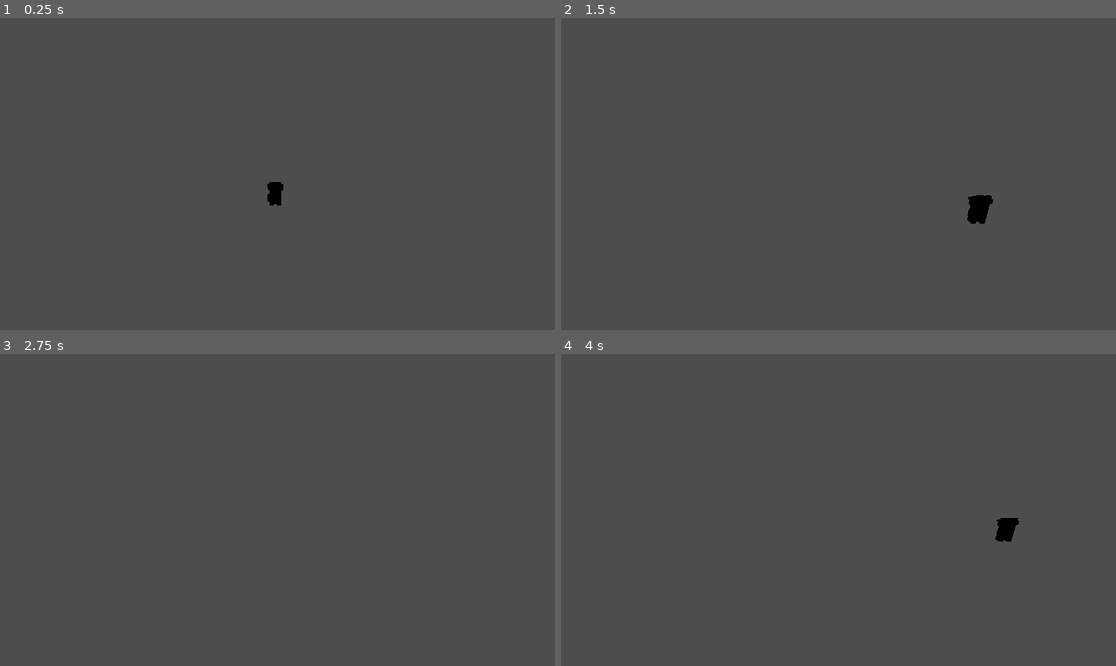
Above: before the commit, frames 1-4 (two rows, left to right).
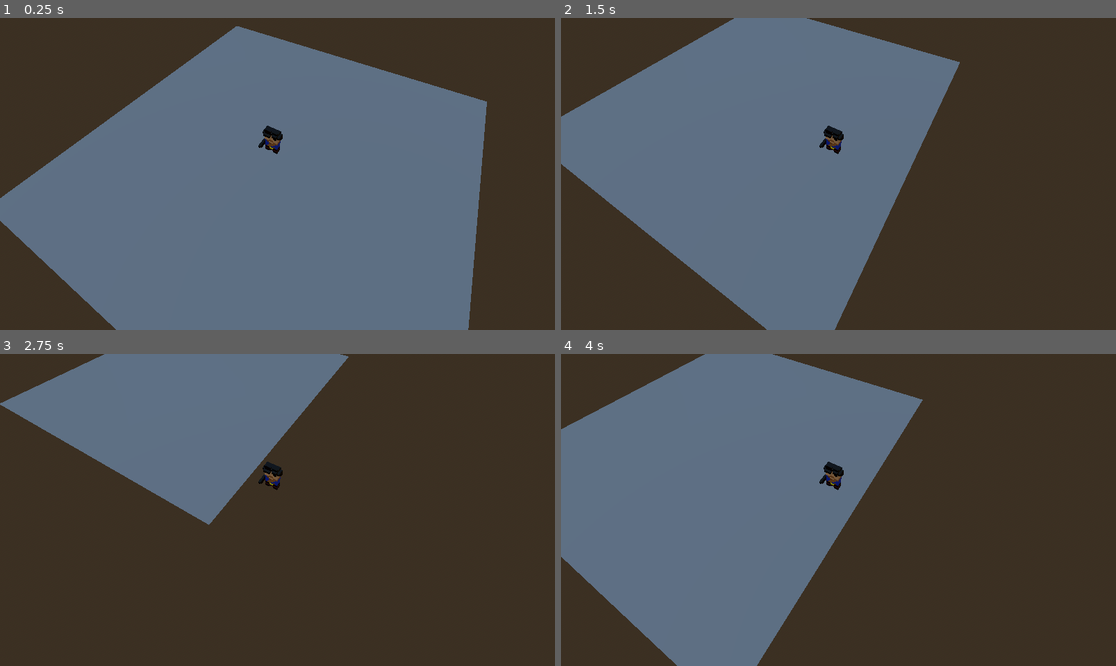
Above: after the commit, the same moments.

Repository: WatsonDynamite/MADGJ2024_LR
Game: Godot game, scene res://main.tscn
Same seed, same stepped clock (60 frames per second), same inputs: the game is played once before the commit and once after it.
Inputs:
- Up to frame 1 (0.25 s): no input
- Up to frame 2 (1.5 s): tap Enter at 0.5 s; hold D (right) 0.53-1.28 s; hold S (down) from 1.28 s (still down)
- Up to frame 3 (2.75 s): release S (down) at 2.03 s; hold D (right) from 2.03 s (still down)
- Up to frame 4 (4 s): release D (right) at 2.78 s; hold W (up) 2.78-3.53 s; hold A (left) from 3.53 s (still down)

The runs differ from the first frame. In frame 1, 100% of the frame differs, in the area x 0-100%, y 0-100%; in frame 2, 100%; in frame 3, 100%; in frame 4, 100%.

Commit message:
diagonal camera placement

Diff:
--- a/Scripts/Protag.gd
+++ b/Scripts/Protag.gd
@@ -1,6 +1,6 @@
 extends CharacterBody3D
 
-@export var speed = 5
+@export var speed = 4
 
 
 func get_input():
@@ -13,6 +13,7 @@
 	# Apply movement
 	velocity.x = movement.x * speed
 	velocity.z = movement.z * speed
+
 # Called when the node enters the scene tree for the first time.
 func _ready():
 	pass # Replace with function body.
--- a/main.tscn
+++ b/main.tscn
@@ -1,12 +1,31 @@
-[gd_scene load_steps=4 format=3 uid="uid://48fpcgwwhyj5"]
+[gd_scene load_steps=8 format=3 uid="uid://48fpcgwwhyj5"]
 
 [ext_resource type="PackedScene" uid="uid://d3dco43dwcs2d" path="res://Assets/protag.gltf" id="1_6te4k"]
 [ext_resource type="Script" path="res://Scripts/Protag.gd" id="2_cacqo"]
 
+[sub_resource type="ProceduralSkyMaterial" id="ProceduralSkyMaterial_3mg2j"]
+sky_horizon_color = Color(0.64625, 0.65575, 0.67075, 1)
+ground_horizon_color = Color(0.64625, 0.65575, 0.67075, 1)
+
+[sub_resource type="Sky" id="Sky_unrwi"]
+sky_material = SubResource("ProceduralSkyMaterial_3mg2j")
+
+[sub_resource type="Environment" id="Environment_5pa28"]
+background_mode = 2
+sky = SubResource("Sky_unrwi")
+tonemap_mode = 2
+glow_enabled = true
+
 [sub_resource type="BoxShape3D" id="BoxShape3D_0m7ab"]
 size = Vector3(0.476171, 0.791138, 0.490112)
 
+[sub_resource type="PlaneMesh" id="PlaneMesh_rd641"]
+size = Vector2(10, 10)
+
 [node name="Node3D" type="Node3D"]
+
+[node name="WorldEnvironment" type="WorldEnvironment" parent="."]
+environment = SubResource("Environment_5pa28")
 
 [node name="CharacterBody3D" type="CharacterBody3D" parent="."]
 script = ExtResource("2_cacqo")
@@ -17,5 +36,11 @@
 transform = Transform3D(1, 0, 0, 0, 1, 0, 0, 0, 1, -0.0574546, 0.398865, 0.244133)
 shape = SubResource("BoxShape3D_0m7ab")
 
-[node name="Camera3D" type="Camera3D" parent="."]
-transform = Transform3D(1, 0, 0, 0, 0.948008, 0.318248, 0, -0.318248, 0.948008, 0, 2.95101, 5.92068)
+[node name="Node3D" type="Node3D" parent="CharacterBody3D"]
+transform = Transform3D(0.866025, 0, 0.5, 0, 1, 0, -0.5, 0, 0.866025, 0, 0, 0)
+
+[node name="Camera3D" type="Camera3D" parent="CharacterBody3D/Node3D"]
+transform = Transform3D(1, 0, 0, 0, 0.506034, 0.862514, 0, -0.862514, 0.506034, 0, 4.522, 3.556)
+
+[node name="MeshInstance3D" type="MeshInstance3D" parent="."]
+mesh = SubResource("PlaneMesh_rd641")
